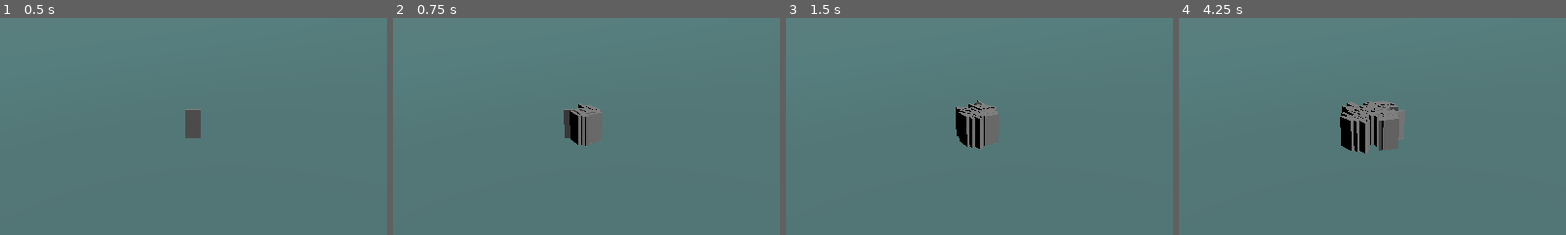
Above: before the commit, frames 1-4 (left to right).
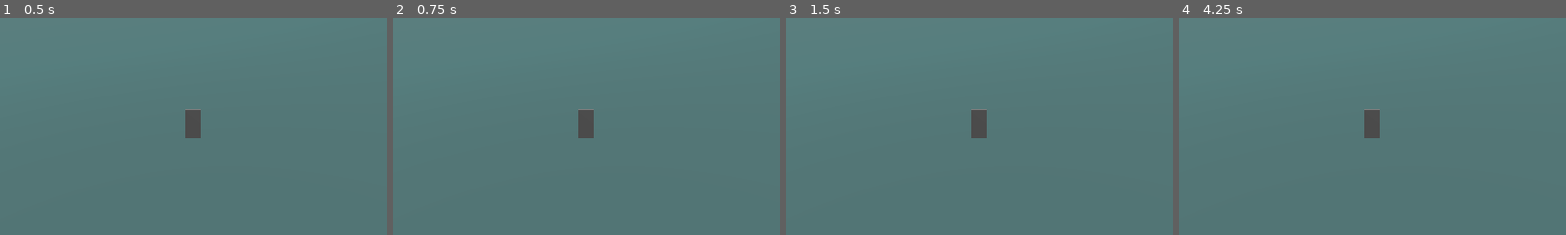
Above: after the commit, the same moments.

Repository: dknife/2025_2_GameEngine
Game: Godot game, scene res://physics_demo.tscn
Two runs of this game, one before a commit and one after it. Both use one fixed random seed, a clock stepped at 60 frames per second and the inputs below.
Inputs (mouse positions are % of the whole screen's width and height, from its top left):
- Up to frame 1 (0.5 s): no input
- Up to frame 2 (0.75 s): click "Generate" at 0.5 s
- Up to frame 3 (1.5 s): click "Generate" at 1.25 s
- Up to frame 4 (4.25 s): click "Generate" at 2 s; move the mouse to (72, 45) at 2.77 s; click (72, 45) at 2.92 s; tap Enter at 3.5 s; move the mouse to (30, 55) at 3.52 s; click (30, 55) at 3.67 s
The pictures show only the part of the screen within x 25-75%, y 31-80%; the shares and areas given below are measured in that part.

Frame 1 is identical in both runs. In frame 2, 1.2% of the frame differs, in the area x 44-55%, y 39-59%; in frame 3, 1.6%; in frame 4, 2.8%, in the area x 41-59%, y 37-63%.
Error after the commit: Cannot call method 'connect' on a null value. (res://main.gd:11)

Commit message:
Update main.gd

Diff:
--- a/LectureNotes/dominoes/main.gd
+++ b/LectureNotes/dominoes/main.gd
@@ -1,7 +1,7 @@
 extends Node3D
 
-@onready var domino_count_input: LineEdit = $CanvasLayer/Control/LineEdit
-@onready var generate_button: Button = $CanvasLayer/Control/Button
+@onready var domino_count_input: LineEdit = $CanvasLayer/UIContainer/LineEdit
+@onready var generate_button: Button = $CanvasLayer/UIContainer/Button
 @onready var camera: Camera3D = $Camera3D
 
 var domino_scene: PackedScene = preload('res://domino.tscn')
@@ -17,6 +17,7 @@
 		generate_spiral_dominoes(count)
 
 func generate_spiral_dominoes(num_dominoes: int):
+	dominoes.clear()
 
 	var a: float = 0.1
 	var b: float = 0.1
@@ -29,8 +30,23 @@
 		var z = r * sin(theta)
 		var domino = domino_scene.instantiate()
 		domino.position = Vector3(x, 0.0, z)
-		domino.rotation = Vector3(0, theta + PI/2, 0)
+		domino.rotation = Vector3(0, theta, 0)
 		add_child(domino)
 		dominoes.append(dominoes)
 
 		theta += theta_step
+
+func _input(event):
+	if event is InputEventMouseButton and event.button_index == MOUSE_BUTTON_LEFT and event.pressed:
+		var mouse_pos = event.position
+		var ray_from = camera.project_ray_origin(mouse_pos)
+		var ray_to = ray_from + camera.project_ray_normal(mouse_pos) * 1000
+
+		var space_state = get_world_3d().direct_space_state
+		var query = PhysicsRayQueryParameters3D.create(ray_from, ray_to)
+		var result = space_state.intersect_ray(query)
+
+		if result and result.collider is RigidBody3D:
+			var domino = result.collider
+			var force_dir = (domino.position - camera.position).normalized()
+			domino.apply_central_impulse(force_dir * 10)
